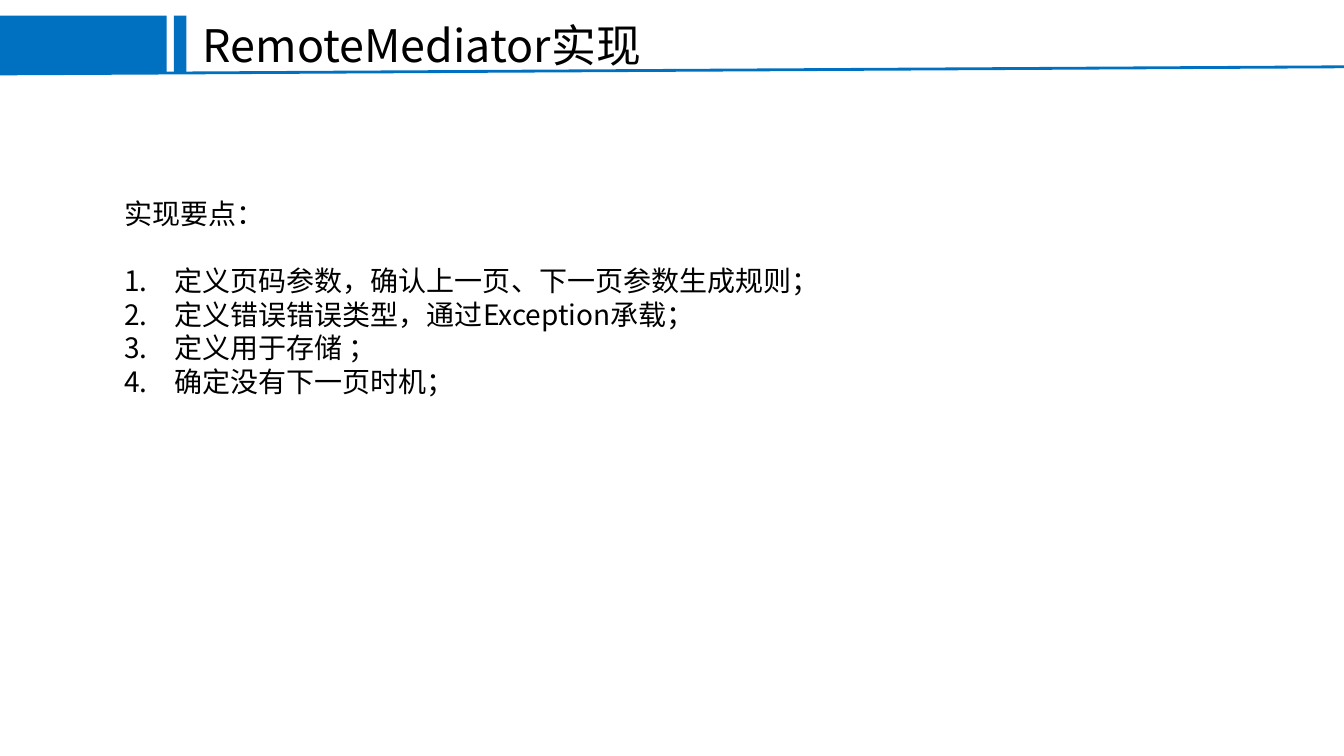
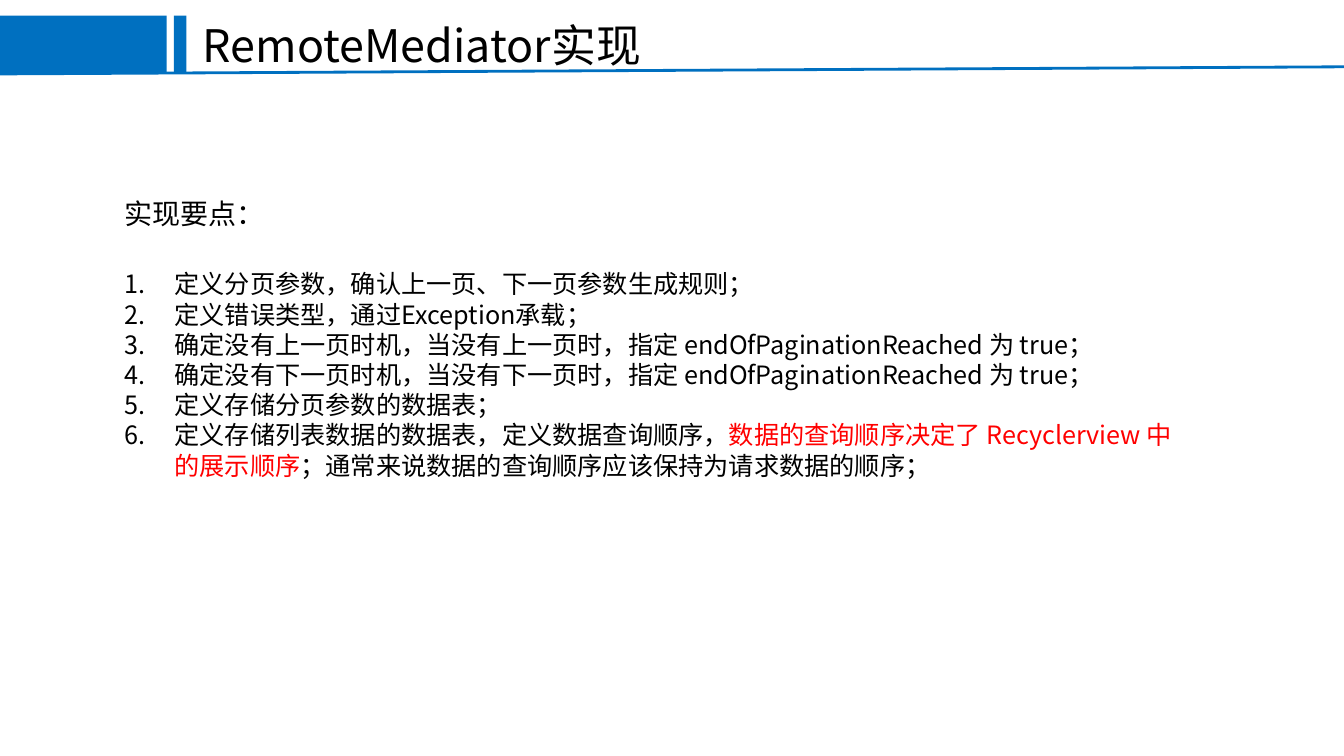
Before and after one commit to EricHyh/KtDemoCollection, a slide deck: slide 22 of paging3demo/Paging.ppt (slide 20 before the commit). Drawn at 1344x756 pixels with LibreOffice and Linux fonts; fonts in the diff are those of the drawing; background and template pictures are left out. Boxes give left, top, right and bottom in pixels: in the first picture for what was removed or moved away, otherwise in the second. Text is boxed around its words. In the diff, an @@ line names an element or a change of style, - is before the commit and + after.

```diff
--- a/paging3demo/Paging.ppt
+++ b/paging3demo/Paging.ppt
@@ text at (174, 267, 819, 397): paragraphs removed @@
-1. 定义页码参数，确认上一页、下一页参数生成规则；
-2. 定义错误错误类型，通过Exception承载；
-3. 定义用于存储 ；
-4. 确定没有下一页时机；
@@ text added at (174, 271, 1172, 479), 18 pt, text #000000 @@
+1. 定义分页参数，确认上一页、下一页参数生成规则；
+2. 定义错误类型，通过Exception承载；
+3. 确定没有上一页时机，当没有上一页时，指定 endOfPaginationReached 为 true；
+4. 确定没有下一页时机，当没有下一页时，指定 endOfPaginationReached 为 true；
+5. 定义存储分页参数的数据表；
+6. 定义存储列表数据的数据表，定义数据查询顺序，数据的查询顺序决定了 Recyclerview 中的展示顺序；通常来说数据的查询顺序应该保持为请求数据的顺序；
```
Also in this commit, not shown: 12 other slides changed, 7 slides added, 4 slides removed, 34 other files.
